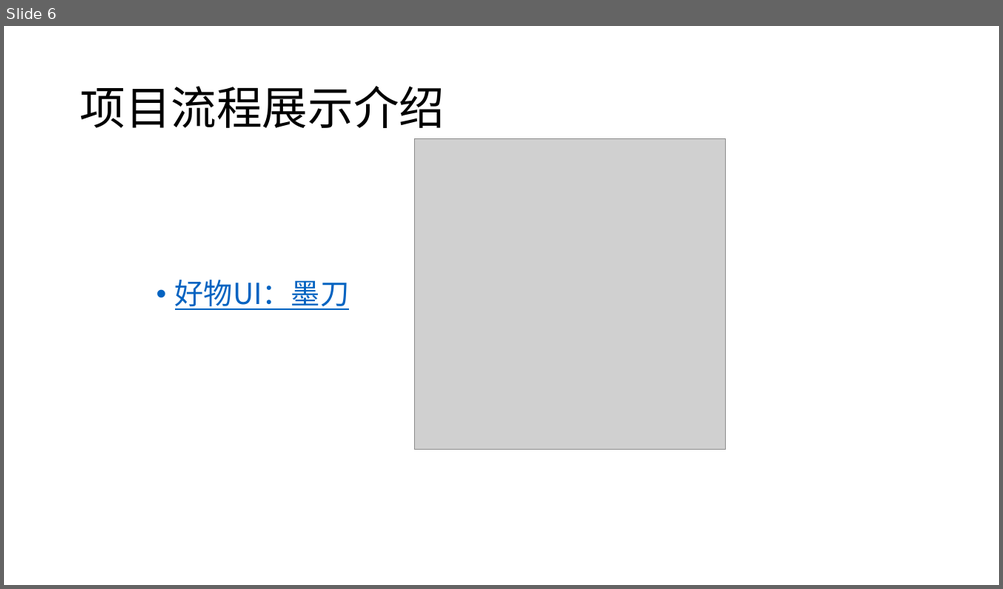
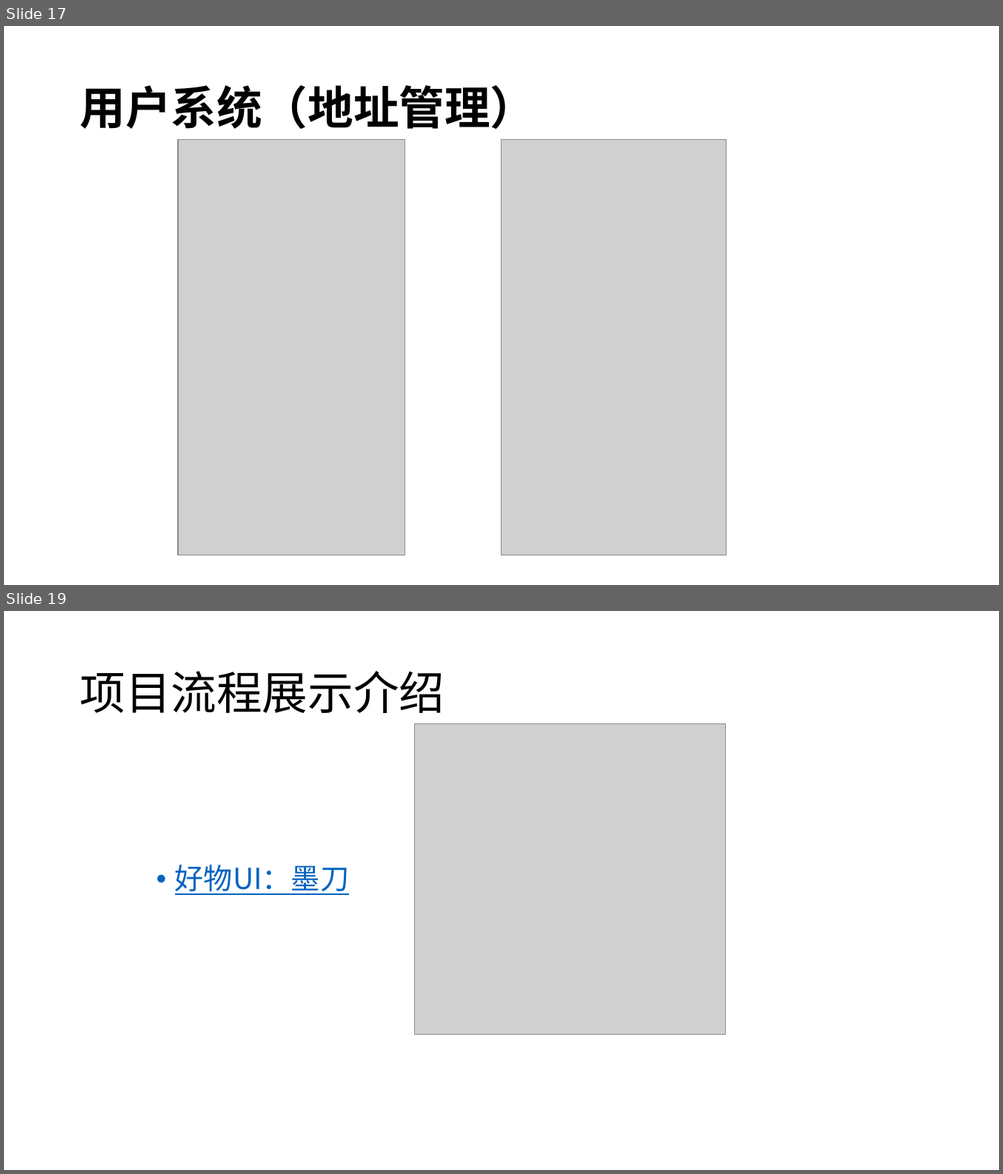
Before and after one commit to Android-Good-Goods/-, a slide deck: design/好物.pptx. Shown one above the other, each under a label of ours: slide 6 before the commit, slides 17 and 19 after it; the slides between them are not shown. The pictures are 1003x589 and 1003x1174 pixels, drawn with LibreOffice and Linux fonts; fonts in the diff are those of the drawing; grey boxes stand for pictures. Boxes give left, top, right and bottom in pixels: in the first picture for what was removed or moved away, otherwise in the second. Text is boxed around its words. In the diff, an @@ line names an element or a change of style, - is before the commit and + after.

```diff
--- a/design/好物.pptx
+++ b/design/好物.pptx
@@ slide 17 added at box(4, 26, 999, 585), background #FFFFFF @@
@@ title added at box(79, 85, 535, 129), 44 pt, text #000000, bold @@
+用户系统（地址管理）
@@ picture added at box(178, 140, 404, 556) @@
@@ picture added at box(502, 140, 726, 556) @@
@@ what was slide 6 is now slide 19 @@
```
Also in this commit, not shown: 3 slides changed, 12 other slides added.
